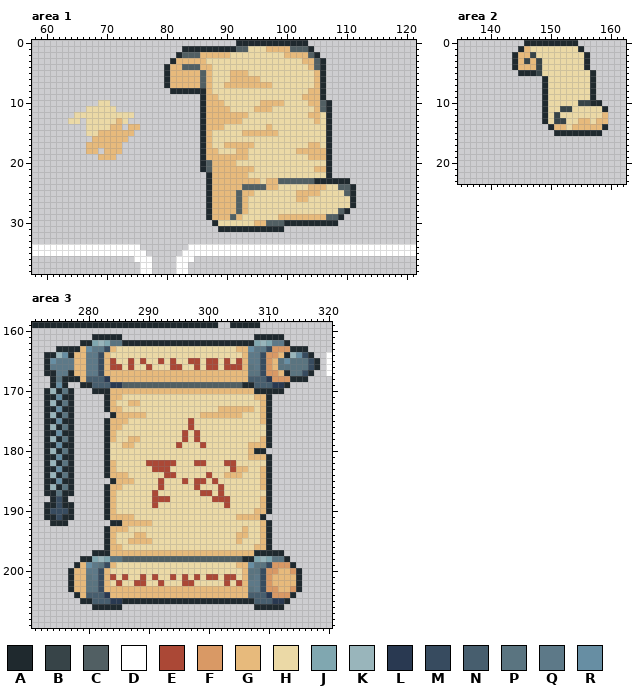
File history of a pixel-art file, tinycromancer/sprites/UI.aseprite. Above is the file before it was changed.
412x242 pixels, 1 frame. Shown: area 1: x 58..121, y 0..38; area 2: x 135..162, y 0..23; area 3: x 271..320, y 159..209. The commit also changed other parts of the picture, which this record leaves out.
Visible layers, top first: "Layer 1", "Layer 2".
Palette (. is transparent): A #1f292e  B #374448  C #515f63  D #ffffff  E #ab4836  F #d99965  G #e7ba7c  H #ebd9a6  J #80a7b0  K #99b5bb  L #293951  M #374b5f  N #475e6e  P #5a7480  Q #5d7988  R #678ea3
Pixels before, area 1 (only the part around the change), first column x 58:
 0 ..................................AAAAAAAAAAAA..................
 1 .........................AAAAAAAAACCHHHGGGGCCCA.................
 2 ........................ACCCGGGGGHHHHHHHHHGGGGCA................
 3 .......................AGGGGGHHHHHHHHHHHHHHHHGGCA...............
 4 ......................AGGCCCGGHHHHHHHHHHHHHHHHGCA...............
 5 ......................AGGGGGCGHHHGGGHHHHHHHHHHHGA...............
 6 ......................AGGGGGCGHHHGGGGGHHHHHHHHHGA...............
 7 ......................AGGGGGCGHHGGGGGGGGHHHHHHHGA...............
 8 .......................AAAAAAGHHHHHHHHHHHHHHHHGGA...............
 9 ............................AGGHHHHHHHHHHHHHHGGGA...............
10 ...........HH...............AGGGHHHHHHGGGGHHHHGGCA..............
11 .........HHHHH..............AGGGGHHHHGGGHHHHHHHGCA..............
12 .......HHHHHHHHHH...........AGGGGGGGHHHHHHHHHHGGHA..............
13 ......HH.HHHHHGH............AGGGGGGHHHHHHHHHHHHGHA..............
14 .........HHHHGG.GG..........AGGGHHHHHHHGHHHHHHHHHA..............
15 .........HHGGGGGG...........AGHHHHHGGGGGGHHHHHHHHA..............
16 ..........GGGGGG............AGHHHHHHHHHHHHHHHHHHHA..............
17 .........GGGGGG.............AGHHGGGGGHHHHHHHHHGGHA..............
18 .........GG.GGG.............AGGHHHGGHHHHHHHHGGGGGA..............
19 ...........GGG..............AGGGGGGGHHHHHHHHHHGGGA..............
20 ............................ACGGGGHHHHHHHHHHHHHHHA..............
21 ............................ACGGGGGGGHHHHHHHHHHGGA..............
22 .............................AGGGGGGHHHHHHHHHHHHHA..............
23 .............................AGGGGGGGGHGGCCCCCCAAAAAA...........
24 .............................AGGGGGCCCCGGHHHHHGGGHHCCA..........
25 .............................AGGGGCGGHHHHHHHGGGGHHHHCA..........
26 .............................AGGGGCGHHHHHHHHGGHHHHHHHA..........
27 .............................AGGGGCGHHHHHHHHHHHHHHHHHA..........
28 .............................AGGGGCGHHHHHHHHHHHHHHHCA...........
29 .............................AGGGCGHHHHHHGGGGGGGGCCA............
30 ..............................AHHHHHHGGCCCAAAAAAAAA.............
31 ...............................AAAAAAAAAAA......................
32 ................................................................
33 ................................................................
34 DDDDDDDDDDDDDDDDDD........DDDDDDDDDDDDDDDDDDDDDDDDDDDDDDDDDDDDDD
35 DDDDDDDDDDDDDDDDDDD......DDDDDDDDDDDDDDDDDDDDDDDDDDDDDDDDDDDDDDD
36 .................DDD....DDD.....................................
Pixels before, area 2, first column x 144:
 0 ..AAAAAAAAA.....
 1 .AGHHHHHHHHA....
 2 AGGBHHHHHHHHA...
 3 AGBGBHHHHHHHA...
 4 AGGGBHHHHHHHA...
 5 .AAABHHHHHHHHA..
 6 .....AHHHHHHHA..
 7 .....AHHHHHHHA..
 8 .....AHHHHHHHA..
 9 .....AHHHHHHHA..
10 .....AHHHHHBBAA.
11 .....AHHBBHHHHHA
12 .....AHBHHHHHHHG
13 .....AHBBHHGGHGG
14 ......AGGHGGGGGA
15 .......AAAAAAAA.
Pixels before, area 3 (only the part around the change), first column x 271:
159 AAAAAAAAAAAAAAAAAAAAAAAAAAAAAAA..AAAAA............
160 ..................................................
161 ..........AAAAA......................AAAAA........
162 ........AAJKJPPAAAAAAAAAAAAAAAAAAAAAAJKJQQA.......
163 ....AAAAGRQQMGHHHHHHHHHHHHHHHHHHHHGGRQQMFFFAAA....
164 ..AAKRAGGQQMGHHHHHHHHHHHHHHHHHHHHHHGQQMFFGAKRMA..D
165 ..ARQQQGGQQMGEHHEHEHHEHEHHEEHEEHEHEGQQMFGPRPPPMA.D
166 ..AQQQQGGQQMGEEHEHHEHHHEEHHEHEEHEEEGPQMFGPPPPPMA.D
167 ..AAQQAGGQQMGGGGGGGGGGGGGGGGGGGGGGGGPPMFFGAPPMA..D
168 ...APAAAGNNNLGGGGGGGGGGGGGGGGGGGGGGGNNNLFFFAAA....
169 ...ARA..AANNNLLCCCCCCCCCCCCCCCCCCCCAANNNLLA.......
170 ..AKAPA...AAAGGGGGGGGGGGGGGGGGGGGGGGGAAAAA........
171 ..AARAA.....AGGHHHHHHHHHHHHHHHHHHHHHHGGA..........
172 ..AKAPA.....AGHHGGHHHHHHHHHHHHHHHHHHHHGA..........
173 ..AARAA.....AGGHHHHHHHHHHHHHHHHGGGGGGHGA..........
174 ..AKAPA......AGGGGGHHHHHHHHHGGGGGGGHHHGA..........
175 ..AARAA.....AGGGHHHHHHHHHHEHHHHHHHHHHHGA..........
176 ..AKAPA.....AGGHHHHHHHHHHHEHHHHHHHHHHHHA..........
177 ..AARAA.....AGHHHHHHHHHHHEHEHHHHHHHHHHHA..........
178 ..AKAPA.....AGHHGGHHHHHHHEHEHHHHHHHHHHGA..........
179 ..AARAA.....AHHGGHHHHHHHEHHHEHHHHHHHGGGA..........
180 ..AKAPA.....AHHHHHHHHHHHHHHHHHHHHHHHGAA...........
181 ..AARAA.....AHHHHHHHHHHHHHHHHHHHHHHHGGGA..........
182 ..AKAPA.....AGHHHHHEEEEEHHHEEHHHEEHHHHHA..........
183 ..AARAA.....AGHHHHHHEEEHHHHHHHHHHEGGHHGA..........
184 ..AKAPA.....AGGGHHHHHHEEHHHHHEHHGGGHHHGA..........
185 ..AARAA......AGGGHHHHEHHHEHEEHEHHHHHHHGA..........
186 ..AKAPA.....AGGHHHHHHEHHHHHEHHHEHHHHHHGA..........
187 ..AAPAA.....AGHHHHHHEHHHHHHHEEHEHHHHHHHA..........
188 ...AMA......AGHHHHHHEEEHHHHHHHEEEHHHHHGA..........
189 ..AAMAA.....AGHHHHHHEHHHHHHHHHHHEHHHHHGA..........
190 ..AMMMA.....AGHHHHHHHHHHHHHHHHHHHHHHHGGA..........
191 ..AAMAA.....AGGGGHHHHHHHHHHHHHHHHHGGGGA...........
192 ...AAA.......AAGGGGGHHHHHHHHHHHHHHHHHHGA..........
193 ............AGGGHHHHHHHHHHHHHHHHHHHGHHGA..........
194 ............AGHHHGGHHHHHHHHHHHHHHHGGHHGA..........
195 ............AGHHGGGGHHHHHHHHHHHHHHGHHHGA..........
196 ............AGGHHHHHHHHHHHHHHHHHHHHHHGGA..........
197 ..........AAAGGGGGGGGGGGGGGGGGGGGGGGGAAAAA........
198 ........AAJKJPPCCCCCCCCCCCCCCCCCCCCAAJKJPPA.......
199 .......AGRQPMGHHHHHHHHHHHHHHHHHHHHGGRPPMFFFA......
200 ......AGGQQMGHHHHHHHHHHHHHHHHHHHHHHGPPMFFGGFA.....
201 ......AGGPQMGEHEHHEHEHHEHEHEHEEHEEHGPQMFGGGGA.....
202 ......AGGPPMGHEHHEEHHEHHHEEHHHHHEHEGQQMFGGGGA.....
203 ......AGGPPMGGGGGGGGGGGGGGGGGGGGGGGGPQMFFGGFA.....
204 .......AGNNNLGGGGGGGGGGGGGGGGGGGGGGGNNNLFFFA......
205 ........AANNNLLAAAAAAAAAAAAAAAAAAAAAANNNLLA.......
206 ..........AAAAA......................AAAAA........
207 ..................................................
The same view after the edit:
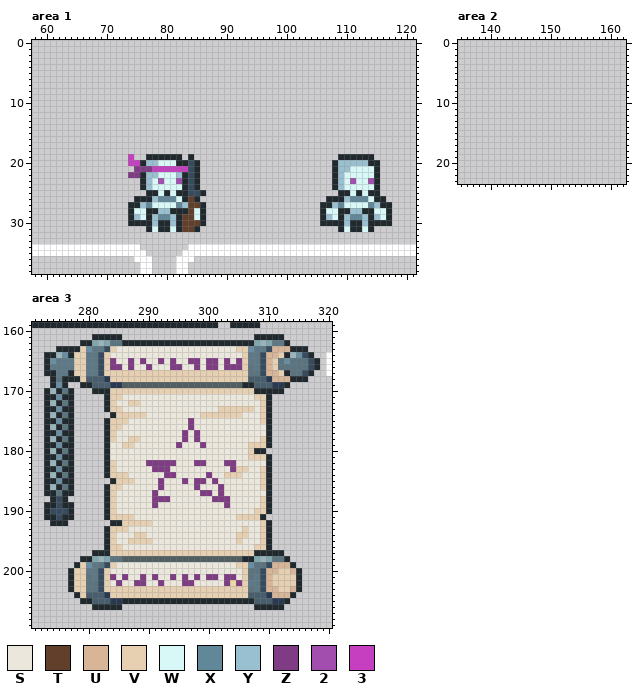
Colours new in this view: S #ebe7dc  T #623f2a  U #d9b597  V #e7d0b1  W #d8f8f8  X #608898  Y #98c0d0  Z #803b85  2 #a24eaf  3 #c63fc1
The exact change:
Changed rows in their new state; - is an unchanged pixel.
Area 1, layer "Layer 1":
first column x 64:
 0 ----------------------------............--------------
 1 -------------------......................-------------
 2 ------------------........................------------
 3 -----------------..........................-----------
 4 ----------------...........................-----------
 5 ----------------...........................-----------
 6 ----------------...........................-----------
 7 ----------------...........................-----------
 8 -----------------..........................-----------
 9 ----------------------.....................-----------
10 -----..---------------......................----------
11 ---.....--------------......................----------
12 -..........-----------......................----------
13 ..-.......------------......................----------
14 ---......-..----------......................----------
15 ---........-----------......................----------
16 ----......------------......................----------
17 ---......-------------......................----------
18 ---..-...-------------......................----------
19 -----...--3--AAAAAA-A-......................-AAAAAA---
20 ----------33AYYWWWAAMA......................AYYYYYAA--
21 -----------ZZZ333333MA......................AYYWWWWA--
22 ----------ZZAYYWWWYAMA-.....................AYWWWWWA--
23 ------------AYW2WW2AMA-.....................-YW2WW2A--
24 ------------AYWWWWWAMA-.....................AYWWWWWA--
25 -------------AAWAWAAMMA......................AAWAWAA--
26 -----------AAAYXXXWATA-....................AAAYXXXWAA-
27 ----------AAYXWWWWXYTTA...................AAYXWWWWXYAA
28 ----------AWWAAYYAAATWA...................AWWA-YYAAWWA
29 ----------AYWAYXXYATTWA...................AYW-YXXYAYWA
30 ----------AAAAYAAYATTTA-..................---AYAAYAAAA
31 -------------AWAAWATTA---...........---------AWAAWA---
Area 2, layer "Layer 1":
first column x 144:
 0 --.........-----
 1 -...........----
 2 .............---
 3 .............---
 4 .............---
 5 -.............--
 6 -----.........--
 7 -----.........--
 8 -----.........--
 9 -----.........--
10 -----..........-
11 -----...........
12 -----...........
13 -----...........
14 ------..........
15 -------........-
Area 3, layer "Layer 1":
first column x 278:
163 -V----VSSSSSSSSSSSSSSSSSSSSVV----UUU-
164 VV---VSSSSSSSSSSSSSSSSSSSSSSV---UUV--
165 VV---VZSSZSZSSZSZSSZZSZZSZSZV---UV---
166 VV---VZZSZSSZSSSZZSSZSZZSZZZV---UV---
167 VV---VVVVVVVVVVVVVVVVVVVVVVVV---UUV--
168 -V----VVVVVVVVVVVVVVVVVVVVVVV----UUU-
170 ------VVVVVVVVVVVVVVVVVVVVVVVV-------
171 ------VVSSSSSSSSSSSSSSSSSSSSSSVV-----
172 ------VSSVVSSSSSSSSSSSSSSSSSSSSV-----
173 ------VVSSSSSSSSSSSSSSSSVVVVVVSV-----
174 -------VVVVVSSSSSSSSSVVVVVVVSSSV-----
175 ------VVVSSSSSSSSSSZSSSSSSSSSSSV-----
176 ------VVSSSSSSSSSSSZSSSSSSSSSSSS-----
177 ------VSSSSSSSSSSSZSZSSSSSSSSSSS-----
178 ------VSSVVSSSSSSSZSZSSSSSSSSSSV-----
179 ------SSVVSSSSSSSZSSSZSSSSSSSVVV-----
180 ------SSSSSSSSSSSSSSSSSSSSSSSV-------
181 ------SSSSSSSSSSSSSSSSSSSSSSSVVV-----
182 ------VSSSSSZZZZZSSSZZSSSZZSSSSS-----
183 ------VSSSSSSZZZSSSSSSSSSSZVVSSV-----
184 ------VVVSSSSSSZZSSSSSZSSVVVSSSV-----
185 -------VVVSSSSZSSSZSZZSZSSSSSSSV-----
186 ------VVSSSSSSZSSSSSZSSSZSSSSSSV-----
187 ------VSSSSSSZSSSSSSSZZSZSSSSSSS-----
188 ------VSSSSSSZZZSSSSSSSZZZSSSSSV-----
189 ------VSSSSSSZSSSSSSSSSSSZSSSSSV-----
190 ------VSSSSSSSSSSSSSSSSSSSSSSSVV-----
191 ------VVVVSSSSSSSSSSSSSSSSSVVVV------
192 --------VVVVVSSSSSSSSSSSSSSSSSSV-----
193 ------VVVSSSSSSSSSSSSSSSSSSSVSSV-----
194 ------VSSSVVSSSSSSSSSSSSSSSVVSSV-----
195 ------VSSVVVVSSSSSSSSSSSSSSVSSSV-----
196 ------VVSSSSSSSSSSSSSSSSSSSSSSVV-----
197 ------VVVVVVVVVVVVVVVVVVVVVVVV-------
199 -V----VSSSSSSSSSSSSSSSSSSSSVV----UUU-
200 VV---VSSSSSSSSSSSSSSSSSSSSSSV---UUVVU
201 VV---VZSZSSZSZSSZSZSZSZZSZZSV---UVVVV
202 VV---VSZSSZZSSZSSSZZSSSSSZ-ZV---UVVVV
203 VV---VVVVVVVVVVVVVVVVVVVVVVVV---UUVVU
204 -V----VVVVVVVVVVVVVVVVVVVVVVV----UUU-
Boxes around the changes in both pictures, in picture pixels (x1, y1, x2, y2):
changed: (68, 40, 392, 232)
erased: (512, 40, 608, 136)
changed: (74, 346, 86, 382)
changed: (104, 346, 296, 598)
changed: (74, 562, 86, 598)
